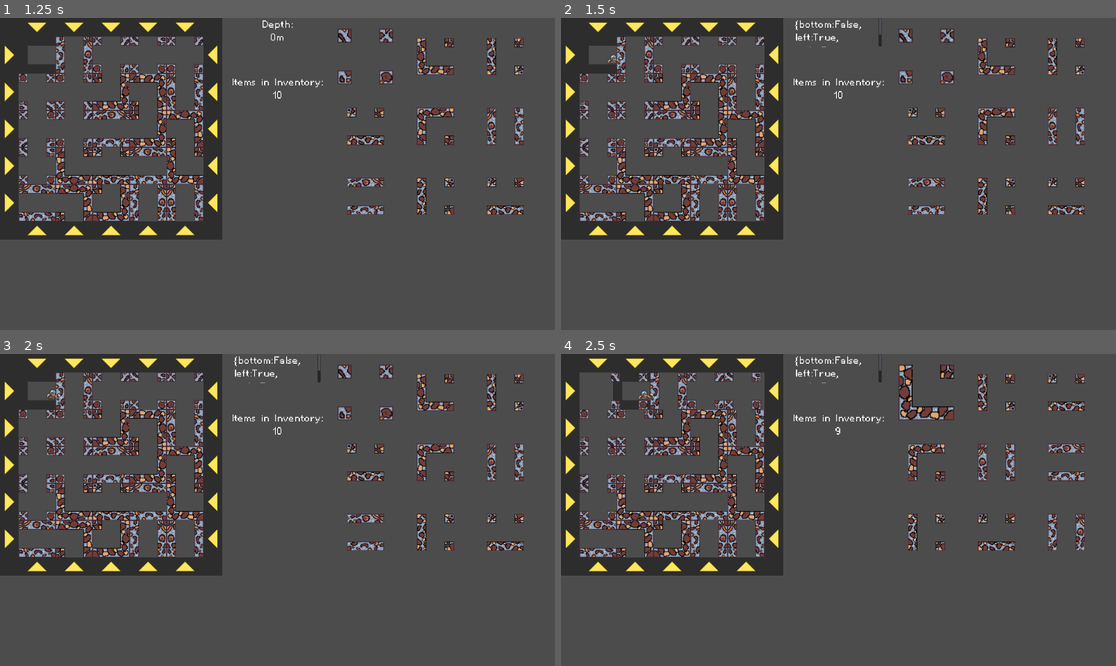
Above: before the commit, frames 1-4 (two rows, left to right).
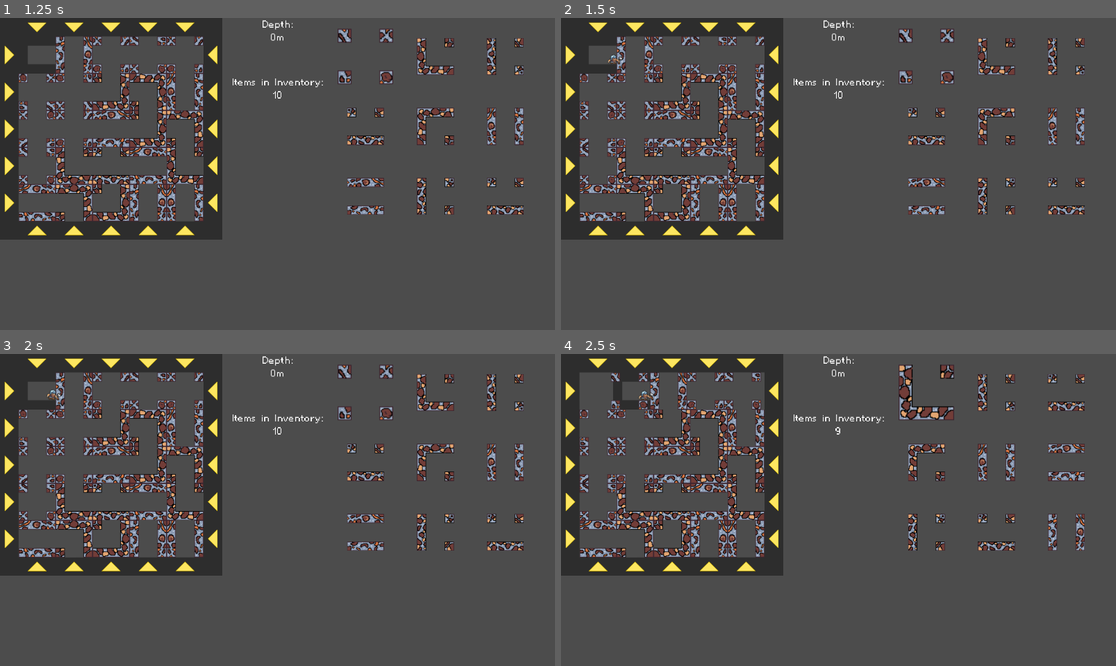
Above: after the commit, the same moments.

Repository: DorianSnowball/amazeing-mine
Game: Godot game, scene res://menu.tscn
The game is run twice, just before and just after one commit, with the same random seed, the same clock (stepped at 60 frames per second) and the same inputs.
Inputs (mouse positions are in pixels of both pictures, inside the frame that each line leads up to):
- Up to frame 1 (1.25 s): click "Start" at 0.5 s
- Up to frame 2 (1.5 s): hold D (move_right) from 1.28 s (still down)
- Up to frame 3 (2 s): keep holding D (move_right); tap Space (jump) at 1.52 s
- Up to frame 4 (2.5 s): release D (move_right) at 2 s; click (572, 391) at 2.02 s

Frame 1 is identical in both runs. In frame 2, 0.2% of the frame differs, in the area x 42-58%, y 0-10%; in frame 3, 0.2%; in frame 4, 0.2%.

Commit message:
Update Dwarf.gd

Diff:
--- a/game/Dwarf.gd
+++ b/game/Dwarf.gd
@@ -72,7 +72,8 @@
 
 # Called every frame. 'delta' is the elapsed time since the previous frame.
 func _process(delta):
-    $"/root/Control/Score".text = str(getTileHB($"/root/Control/Gamefield".field[getCurrentTile().y][getCurrentTile().x]))
+    pass
+    #$"/root/Control/Score".text = str(getTileHB($"/root/Control/Gamefield".field[getCurrentTile().y][getCurrentTile().x]))
 
 
 export var max_stuck_count = 5
@@ -96,18 +97,7 @@
 func checkScroll():
     if get_parent().getRow(position.y) > 1 and is_on_floor() and not get_parent().scrolling:
         get_parent().scroll()
-        #velocity.y = 0
 
-#    if previous_frame_floor != is_on_floor() and vel_y == 13:                   #will only trigger once
-#        print(is_on_floor())
-#        print(previous_frame_floor)
-#        print("JUST TOOK DAMAGE MATE")
-#        _animated_sprite.play("damage")
-#        yield (_animated_sprite, "animation_finished")
-#        _animated_sprite.play("idle")
-#        previous_frame_floor = true
-#
-#    previous_frame_floor = is_on_floor()
 
 func getCurrentTile():
     return $"/root/Control/Gamefield".getCord(position.x, position.y)
@@ -118,11 +108,8 @@
 func checkTeleport():
     var gamefield = $"/root/Control/Gamefield"
     var modifier = 0.17
-    #print(position.x)
     var left_define = (gamefield.tile_basesize * gamefield.tile_scaling)/2 * (1.0 + modifier)
     var right_define = (gamefield.tile_basesize * gamefield.tile_scaling)/2 * (1.0 - modifier) + (gamefield.tile_basesize * gamefield.tile_scaling * gamefield.fieldsize_width)
-    #print(left_define)
-    #print(right_define)
 
     if position.x <= left_define:
         position.x = right_define - 0.3
